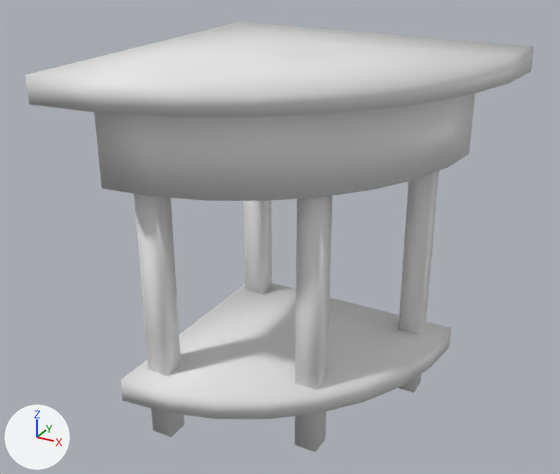
Renders of the glTF model assets/3d/objects/blue/hotel/raw/CornerTable.glb from each side of a commit.
One viewpoint serves both versions: a 50 mm lens placed at (1.76, -2.92, 1.91), pointed at (0.44, -0.53, 0.71). The axes (+X, +Y, +Z) are drawn at lower left. The lights are the same throughout. The picture after the commit comes second. Vertices at exactly the same position are counted once.

In view in the first picture: 'CornerTable'.
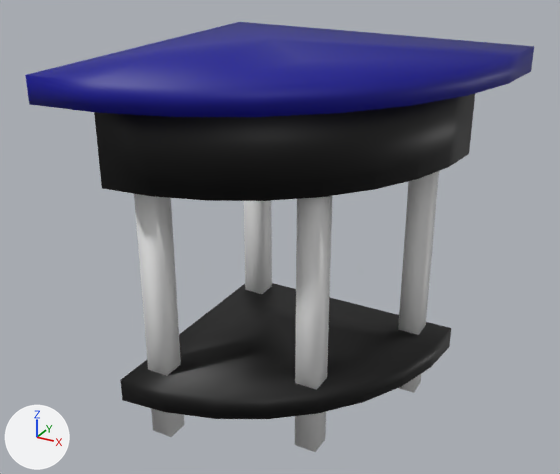
Diff of the bpy script that builds the scene:
```diff
--- a/assets/3d/objects/blue/hotel/raw/CornerTable.glb.py
+++ b/assets/3d/objects/blue/hotel/raw/CornerTable.glb.py
@@ mat_black @@
+mat_black = principled_material('Black')
+mat_black.base_color = (0.0, 0.0, 0.0)  # black #000000
@@ mat_blue @@
+mat_blue = principled_material('Blue')
+mat_blue.base_color = (0.000399, 0.0, 0.29)  # blue #010093
@@ mat_white @@
+mat_white = principled_material('White')
+mat_white.base_color = (0.8, 0.8, 0.8)  # white #e7e7e7
@@ me_cylinder_008 @@
 me_cylinder_008.from_pydata(...)  # 104 vertices, 180 faces; spans x -0.125..1.17, y -1.163..0.129, z -0.095..1.395
 # used by ob_cornertable; location = (0.0, 0.0, 0.0)
+# me_cylinder_008 part 1: 44 of the faces centred in x -0.002..0.994, y -0.994..0.0, z 0.104..0.199 switch from no material to mat_black (black #000000)
+# me_cylinder_008 part 2: 44 of the faces centred in x -0.002..0.994, y -0.994..0.0, z 0.985..1.301 switch from no material to mat_black (black #000000)
+# me_cylinder_008 part 3: 44 of the faces centred in x -0.124..1.162, y -1.154..0.129, z 1.301..1.395 switch from no material to mat_blue (blue #010093)
+me_cylinder_008.materials.append(mat_white)  # white #e7e7e7
```

What differs and where, as boxes (x1, y1, x2, y2) in the pictures (560 x 474 px):
part 1 of me_cylinder_008, recoloured (white to black)
    both: (120, 283, 451, 419)
part 2 of me_cylinder_008, recoloured (white to black)
    both: (94, 94, 475, 201)
part 3 of me_cylinder_008, recoloured (white to blue)
    both: (25, 22, 534, 117)
